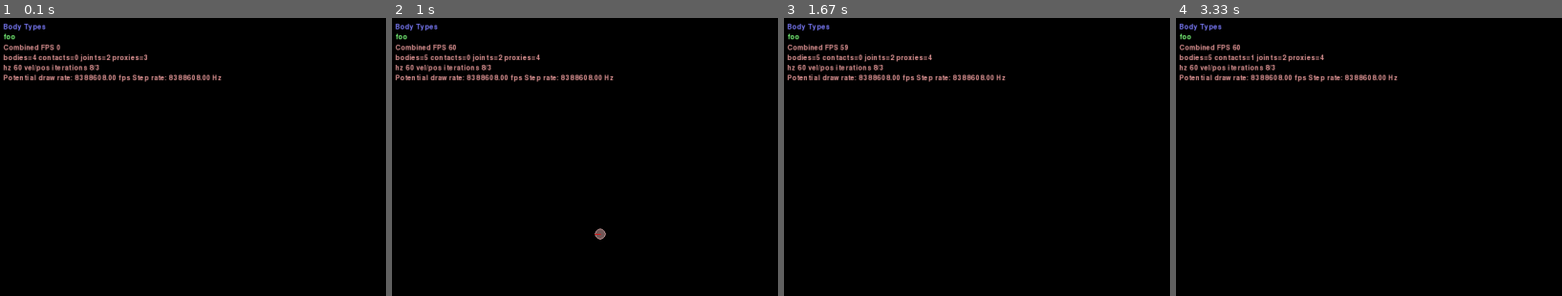
Above: before the commit, frames 1-4 (left to right).
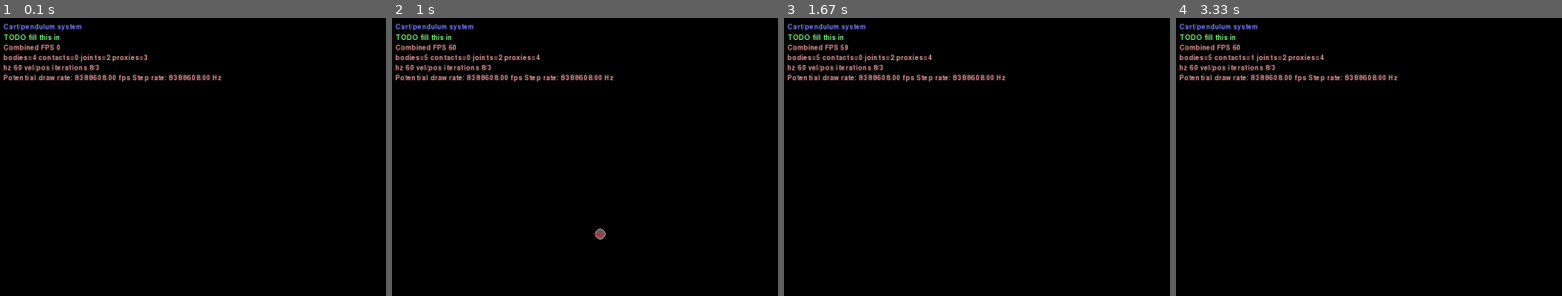
Above: after the commit, the same moments.

Repository: fearofcode/neat-pole-balancing
Game: pygame game, started from cart_pendulum_demo.py
Same seed, same stepped clock (60 frames per second), same inputs: the game is played once before the commit and once after it.
Inputs (mouse positions are % of the whole screen's width and height, from its top left):
- Up to frame 1 (0.1 s): no input
- Up to frame 2 (1 s): hold Right 0.33-0.8 s; move the mouse to (51, 65) at 0.37 s; hold Up from 0.83 s (still down); move the mouse to (56, 67) at 0.87 s; tap Space at 0.9 s; tap Z at 0.98 s
- Up to frame 3 (1.67 s): release Up at 1.13 s; hold Right 1.17-1.63 s; move the mouse to (67, 87) at 1.2 s; tap Space at 1.23, 1.53 s; tap Home at 1.32 s
- Up to frame 4 (3.33 s): hold Left 1.67-2.2 s; move the mouse to (21, 88) at 1.7 s; tap Space at 1.73, 2.03, 2.3, 2.63, 2.93, 3.07 s; hold Down 2.23-2.53 s; move the mouse to (68, 70) at 2.27 s; tap Z at 2.38 s; hold Left 2.57-2.97 s; move the mouse to (58, 18) at 2.6 s; tap Home at 2.72 s; hold Up from 3 s (still down); move the mouse to (16, 56) at 3.03 s
The pictures show only the part of the screen within x 0-50%, y 0-50%; the shares and areas given below are measured in that part.

The runs differ from the first frame. In frame 1, 0.5% of the frame differs, in the area x 0-22%, y 2-8%; in frame 2, 0.5%; in frame 3, 0.5%; in frame 4, 0.5%.

Commit message:
Rename and cleanup

Diff:
--- a/body_test.py
+++ b/cart_pendulum_demo.py
@@ -23,9 +23,10 @@
 from Box2D import (b2EdgeShape, b2FixtureDef, b2PolygonShape)
 
 from framework import (Framework, main)
+import settings
 
 
-class BodySystem(object):
+class CartPendulumSystem(object):
     def __init__(self, world):
         self.world = world
 
@@ -34,7 +35,6 @@
             shapes=b2EdgeShape(vertices=[(-20, 0), (20, 0)])
         )
 
-        # The attachment
         self.pole = self.world.CreateDynamicBody(
             position=(0, 7),
             fixtures=b2FixtureDef(
@@ -43,7 +43,6 @@
 
         self.pole.angle = 10.0 * pi / 180.0
 
-        # The platform
         fixture = b2FixtureDef(
             shape=b2PolygonShape(box=(4, 0.5)),
             density=1,
@@ -55,7 +54,6 @@
             fixtures=fixture,
         )
 
-        # The joints joining the attachment/platform and ground/platform
         self.world.CreateRevoluteJoint(
             bodyA=self.cart,
             bodyB=self.pole,
@@ -81,32 +79,30 @@
         self.cart.ApplyLinearImpulse((-angle, 0), self.cart.worldCenter, True)
 
     def discrete_loop(self):
-        timeStep = 1.0 / 60
-        vel_iters, pos_iters = 8, 3
+        timeStep = 1.0 / settings.hz
 
         for i in range(6000):
-            self.world.Step(timeStep, vel_iters, pos_iters)
+            self.world.Step(timeStep, settings.velocityIterations, settings.positionIterations)
             self.step()
 
 
-class BodyTypes(Framework):
-    name = "Body Types"
-    description = "foo"
-    speed = 3  # platform speed
+class CartPendulumDemo(Framework):
+    name = "Cart/pendulum system"
+    description = "TODO fill this in"
 
     def __init__(self):
-        super(BodyTypes, self).__init__()
+        super(CartPendulumDemo, self).__init__()
 
-        self.system = BodySystem(self.world)
+        self.system = CartPendulumSystem(self.world)
         self.setZoom(25.0)
 
     def get_starting_resolution(self):
         return 1280, 1024
 
     def Step(self, settings):
-        super(BodyTypes, self).Step(settings)
+        super(CartPendulumDemo, self).Step(settings)
 
         self.system.step()
 
 if __name__ == "__main__":
-    main(BodyTypes)
+    main(CartPendulumDemo)
